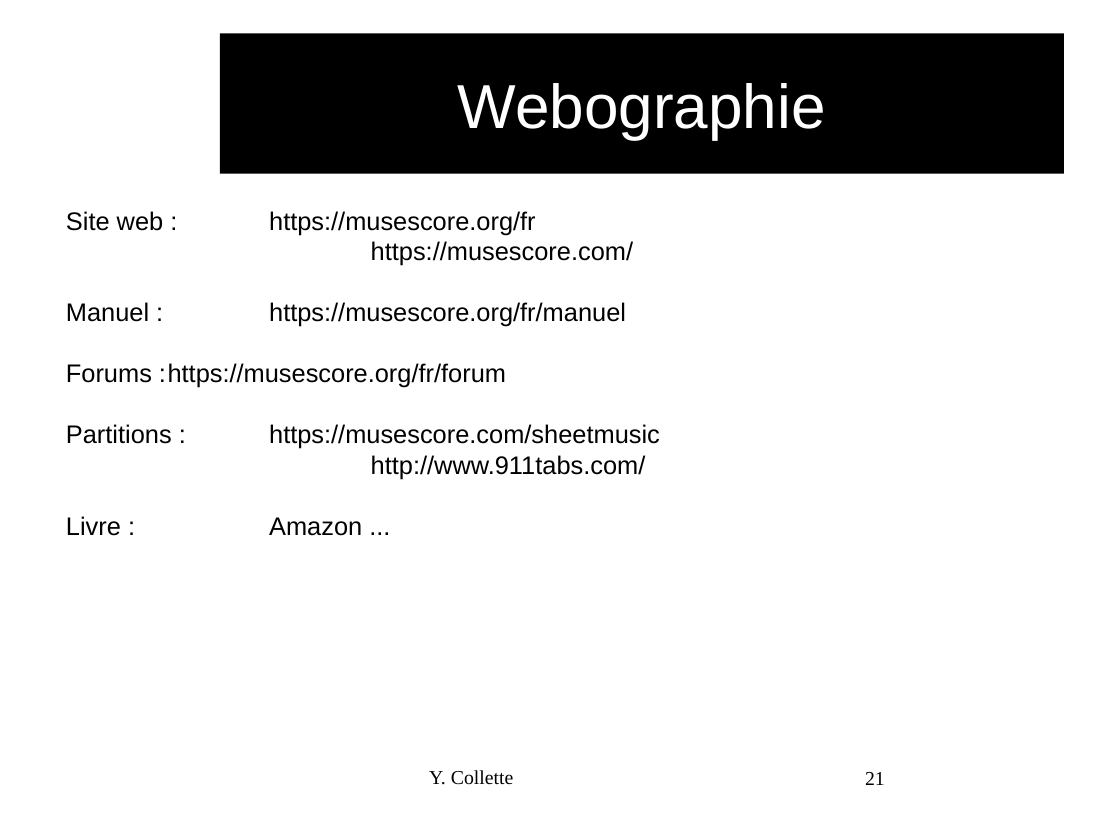
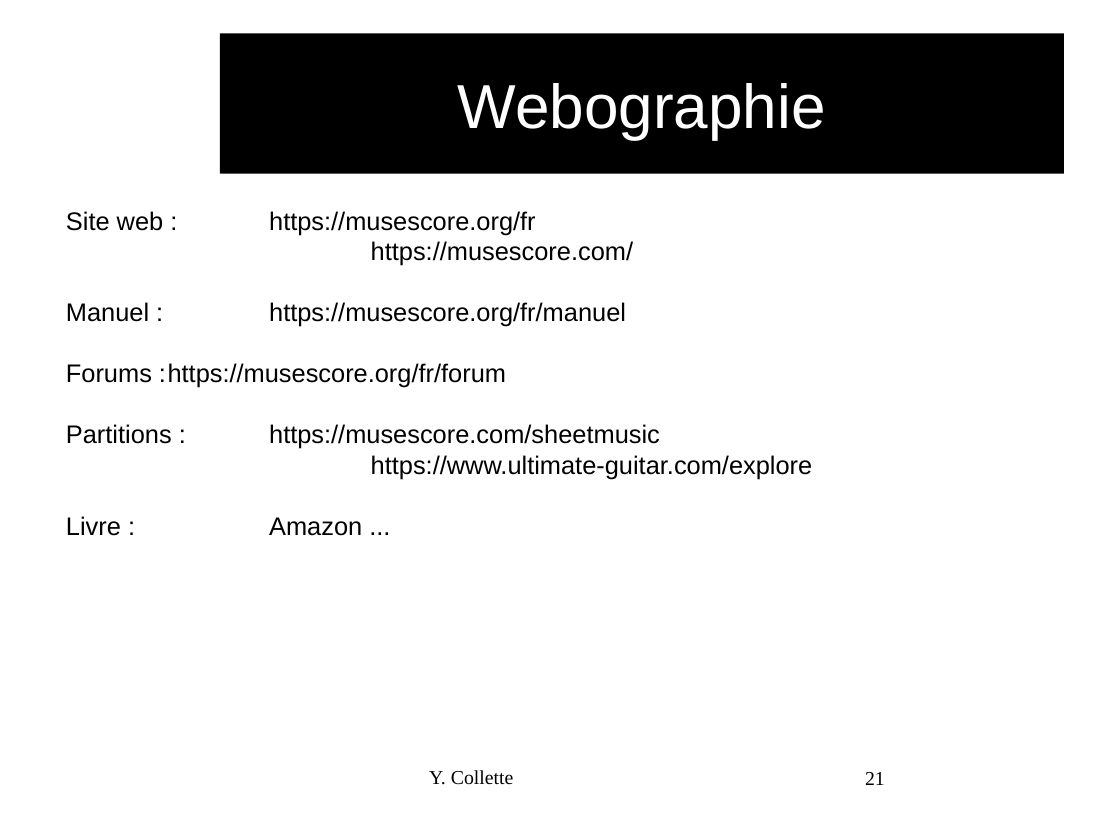
Before and after one commit to audinux/audinux.github.io, a slide deck: slide 21 of workshop/audio/MuseScore.odp. Drawn at 1120x840 pixels with LibreOffice and Linux fonts; fonts in the diff are those of the drawing; background and template pictures are left out. Boxes give left, top, right and bottom in pixels: in the first picture for what was removed or moved away, otherwise in the second. Text is boxed around its words. In the diff, an @@ line names an element or a change of style, - is before the commit and + after.

```diff
--- a/workshop/audio/MuseScore.odp
+++ b/workshop/audio/MuseScore.odp
@@ text at (x1=371, y1=455, x2=813, y2=479): text changed @@
-http://www.911tabs.com/
+https://www.ultimate-guitar.com/explore
```
Also in this commit, not shown: 9 other slides changed, 24 other files.
